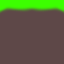
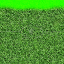
Two versions of the same layered image (64×64). Layer-by-layer changes:
renamed "Pasted Layer" to "Pasted Layer #1", blend normal → soft light, painted on it over [0, 0, 64, 64]
added layer "Layer #2" above "Layer #1" over [4, 0, 64, 12]
added layer "Layer #1" above "Pasted Layer" over [0, 0, 60, 12]
renamed "Layer #1" to "Pasted Layer", hid it, blend normal → soft light, painted on it over [0, 0, 64, 64]
hid "Layer" over [0, 0, 64, 64]
